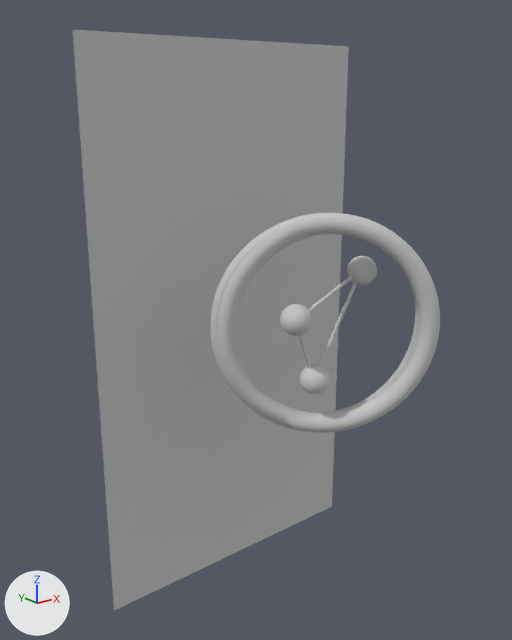
Before and after pictures for a commit that changed the FBX model Art/Interface/Oculus Render/Reif_2/Anim_2.FBX.
Camera for both pictures: a camera (50 mm lens) standing at (-1.574, -1.237, 1.054) and looking at (-0.202, 0.476, 0.368). Every picture has the same lights, and +X, +Y and +Z are marked at lower left. Both versions are drawn at frame 49 of the action 'Take 001'; the numbers are the values there.
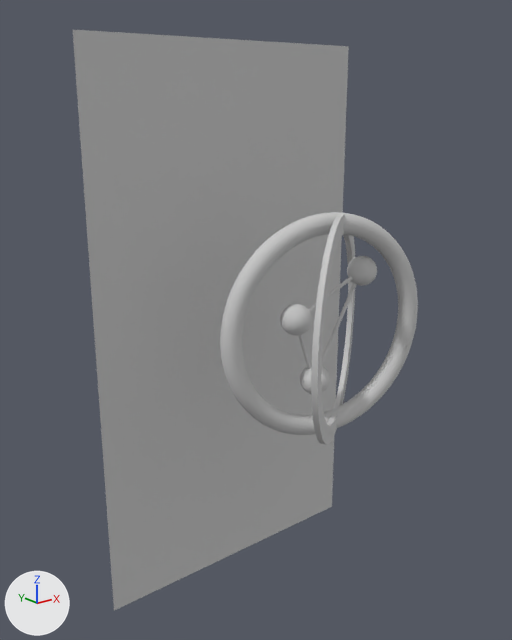
Changed parts and their boxes (x1, y1, x2, y2) in the pictures (512 x 640 px):
'Torus001', turned: before (210, 213, 440, 433); after (220, 212, 418, 435)
'Torus002', shading changed, turned: before (216, 217, 419, 430); after (311, 214, 355, 444)

What the commit changed:
me_mesh_003 has 800 vertices, 800 faces and spans x -34.9..34.9, y -34.9..34.9, z -2.8..-1.2.
me_mesh_003 is used by ob_torus002; location (-0.103, 0.238, 0.379); rotation (1.571, 0.0, -0.452), in degrees (90, 0, -26); scale (0.01, 0.01, 0.01).
me_mesh_003 part 1: edges marked sharp go from 0 to 800.
Object 'Torus001' (ob_torus001) turns from (-90, 0, -37) to (-90, 0, 169) degrees about x, y and z.
Object 'Torus002' (ob_torus002) turns from (90, 0, -26) to (90, 0, -144) degrees about x, y and z.
